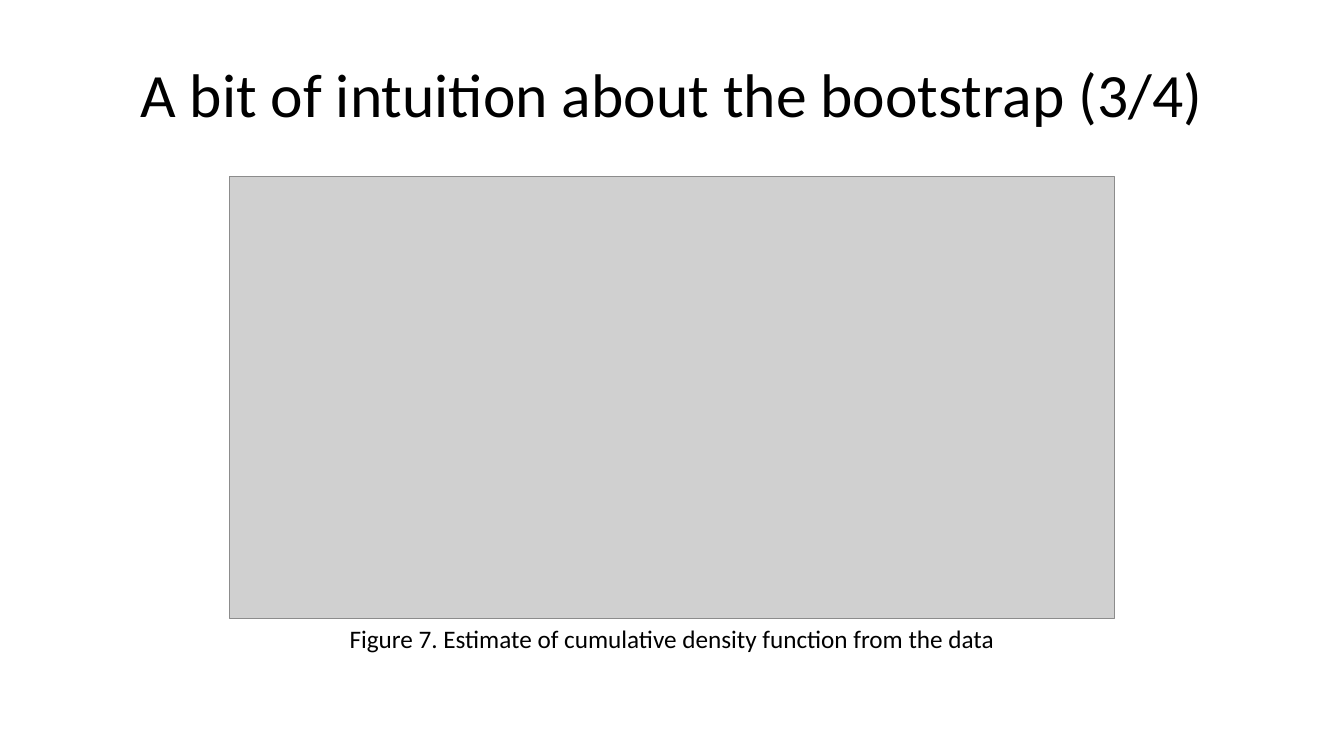
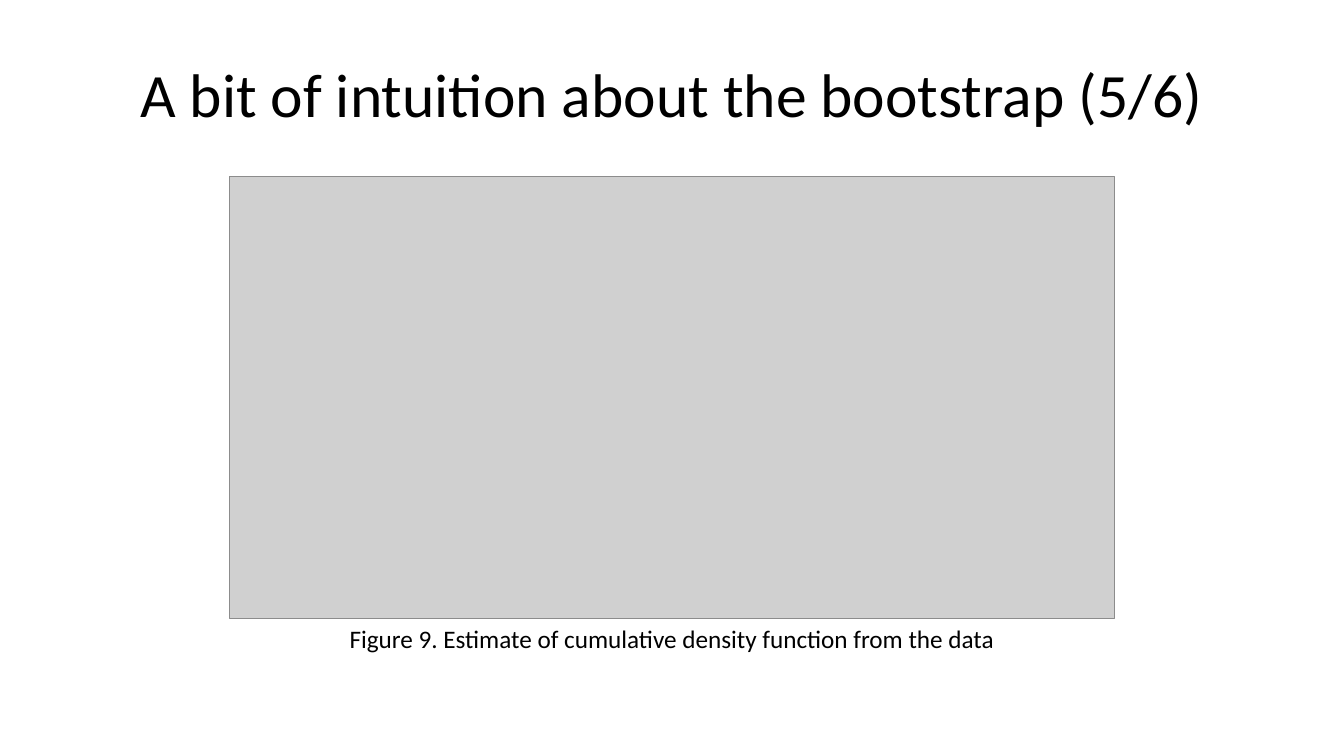
Before and after one commit to pmean/papers-and-presentations, a slide deck: slide 26 of bootstrap/src/bootstrap-slides.pptx (slide 23 before the commit). Drawn at 1344x756 pixels with LibreOffice and Linux fonts; fonts in the diff are those of the drawing; grey boxes stand for pictures. Boxes give left, top, right and bottom in pixels: in the first picture for what was removed or moved away, otherwise in the second. Text is boxed around its words. In the diff, an @@ line names an element or a change of style, - is before the commit and + after.

```diff
--- a/bootstrap/src/bootstrap-slides.pptx
+++ b/bootstrap/src/bootstrap-slides.pptx
@@ title at (x1=140, y1=72, x2=1201, y2=127): text changed @@
-A bit of intuition about the bootstrap (3/4)
+A bit of intuition about the bootstrap (5/6)
@@ text at (x1=350, y1=630, x2=993, y2=653): text changed @@
-Figure 7. Estimate of cumulative density function from the data
+Figure 9. Estimate of cumulative density function from the data
```
Also in this commit, not shown: 16 other slides changed, 8 slides added, 6 slides removed, 6 other files.
